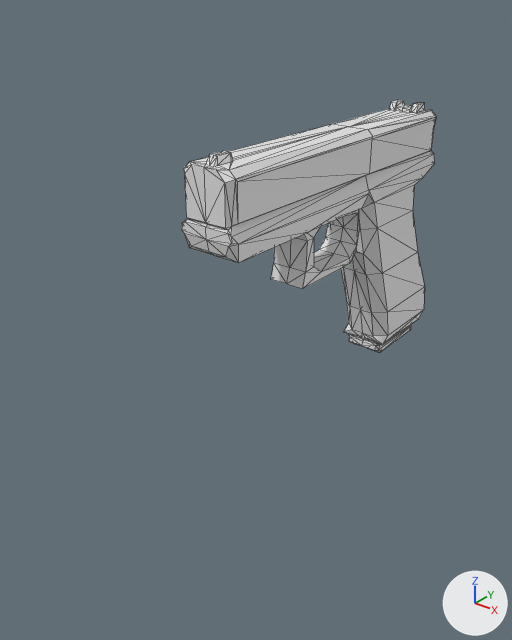
The glTF model Assets/Models/pistol/pistol.glb as it was, and as the next commit left it.
Camera for both pictures: a 50 mm camera at (0.316, -0.493, 0.227) aimed at (-0.028, -0.064, -0.039). Lighting does not change. The marker at lower right points along +X, +Y and +Z. Mesh edges are drawn as thin lines. Where no turn or scale is listed for an object, it has been applied to the vertices. Vertices at the same position are counted once.
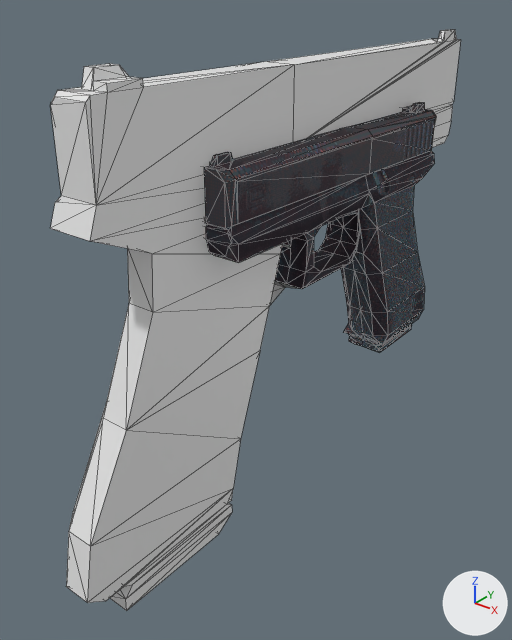
The newer file is also rescaled (x0.63), turned or shifted as a whole; pictures and numbers use the older file's frame.

The change, as a diff of the scene's bpy script:
```diff
--- a/Assets/Models/pistol/pistol.glb.py
+++ b/Assets/Models/pistol/pistol.glb.py
@@ img_glock_texture @@
+img_glock_texture = load_image('glock_texture', '_unpacked/glock_texture', 512, 346, 'sRGB')
@@ mat_material_001 @@
 mat_material_001 = principled_material('Material.001')
-mat_material_001.base_color = (0.8, 0.8, 0.8)  # white #e7e7e7
+mat_material_001.texture = img_glock_texture  # with its transparency
+mat_material_001.roughness = 1.0
@@ mat_material @@
+mat_material = principled_material('Material')
+mat_material.base_color = (0.8, 0.8, 0.8)  # white #e7e7e7
@@ me_cube_001 @@
 me_cube_001.from_pydata(...)  # 279 vertices, 602 faces; spans x -0.023..0.023, y -0.153..0.171, z -0.119..0.122
 # used by ob_cube_001; location = (0.0, 0.0, 0.0)
 # verts and faces of me_cube_001; kept vertices keep their numbers, new ones are numbered from 279
 # before: 56 (0.012, 0.025, 0.051), 60 (0.012, 0.034, 0.026) at pixel (360, 229), 115 (0.012, 0.029, 0.006) at pixel (356, 251), 139 (0.012, 0.042, 0.0) at pixel (363, 253)
+# me_cube_001 part 1
+delete_faces([(56, 115, 139), (56, 139, 60)])
+faces += [(56, 115, 60), (60, 115, 139)]
+# me_cube_001 part 2: 510 kept faces spanning x -0.023..0.023, y -0.153..0.171, z -0.119..0.122 get new texture (UV) coordinates
 me_cube_001.materials.append(mat_material_001)
@@ me_cube @@
+me_cube.from_pydata(...)  # 169 vertices, 325 faces; spans x -0.037..0.0, y -0.272..0.243, z -0.189..0.193
+me_cube.materials.append(mat_material)  # white #e7e7e7
@@ ob_cube @@
+ob_cube = bpy.data.objects.new('Cube', me_cube)
+ob_cube.location = (0.0, -0.014, -0.012)
```

Pixel boxes [x1, y1, x2, y2] of what changed, in the pictures (512 x 640 px; the box of a moved part takes in the faces that stretch with it):
'Cube', added
    after: [50, 30, 461, 611]
'Cube.001', surface changed (grey to black)
    both: [182, 100, 436, 352]
part 1 of me_cube_001, moved or reshaped
    both: [356, 224, 363, 253]
part 2 of me_cube_001, surface changed (grey to black)
    both: [204, 102, 436, 352]
